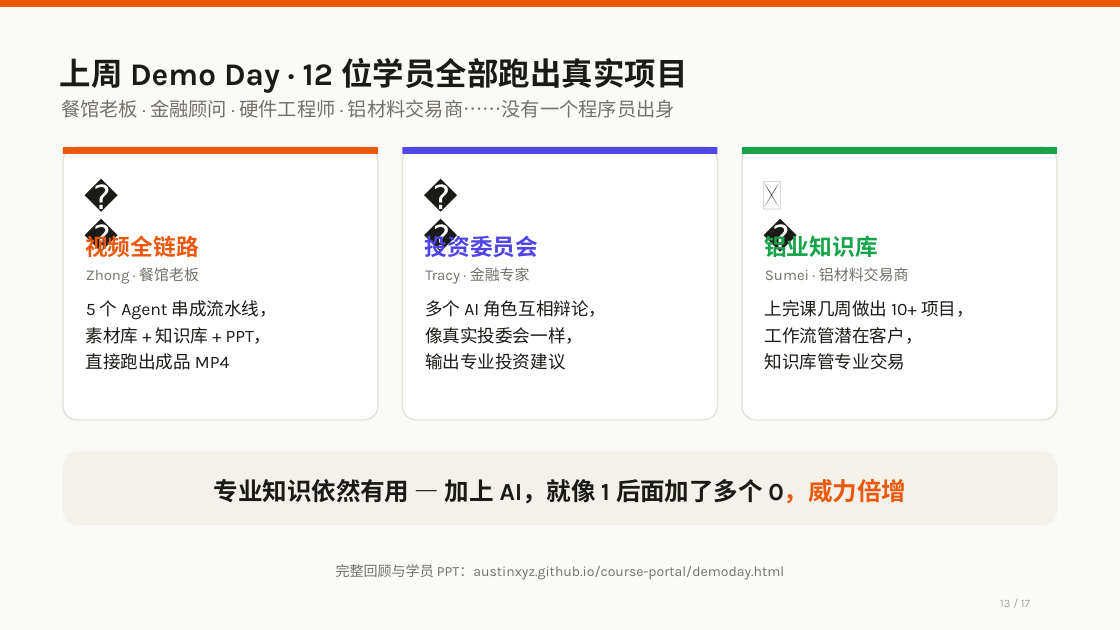
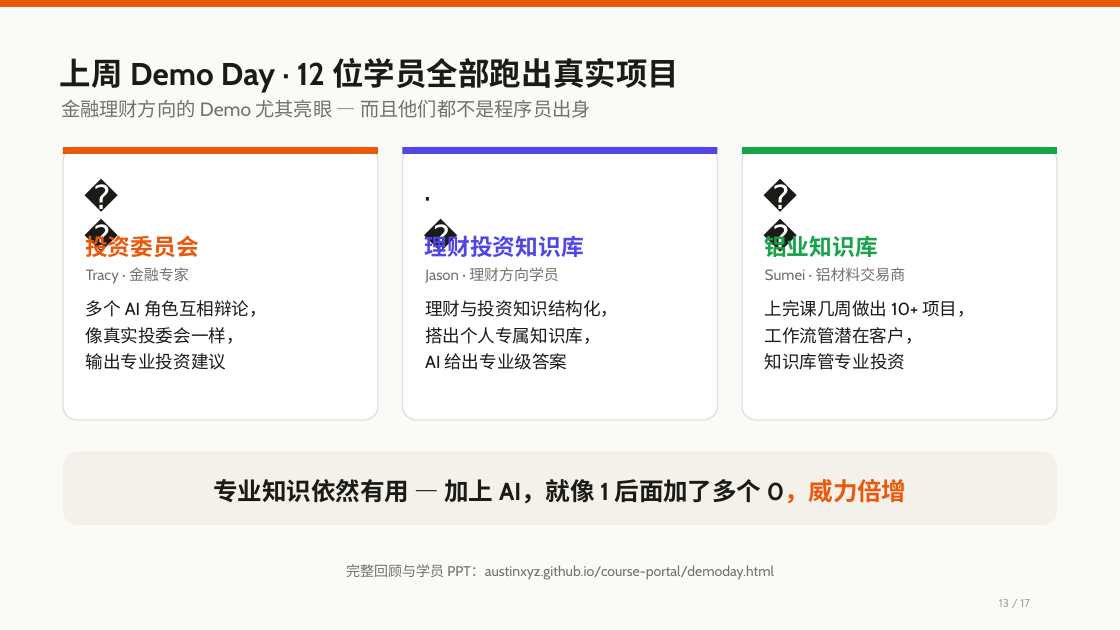
Before and after one commit to austinxyz/course-portal, a slide deck: slide 13 of dl/webinar-s4-stock-0717.pptx. Drawn at 1120x630 pixels with LibreOffice and Linux fonts; fonts in the diff are those of the drawing. Boxes give left, top, right and bottom in pixels: in the first picture for what was removed or moved away, otherwise in the second. Text is boxed around its words. In the diff, an @@ line names an element or a change of style, - is before the commit and + after.

Commit message:
publish course portal (2026-07-13)

```diff
--- a/dl/webinar-s4-stock-0717.pptx
+++ b/dl/webinar-s4-stock-0717.pptx
@@ text at <box>61,100,591,118</box>: text changed; font Karla to Cabin @@
-餐馆老板 · 金融顾问 · 硬件工程师 · 铝材料交易商……没有一个程序员出身
+金融理财方向的 Demo 尤其亮眼 — 而且他们都不是程序员出身
@@ text at <box>423,177,451,230</box>: text changed; font Karla to Cabin @@
-📈
+💰
@@ text "投资委员会": place and size @@
-text "投资委员会" at <box>425,232,539,257</box>
+text "投资委员会" at <box>85,232,199,257</box>
@@ text "投资委员会" at <box>85,232,199,257</box>: font Karla to Cabin, text colour #4F46E5 to #EA580C @@
@@ text removed at <box>85,232,199,261</box> @@
-视频全链路
@@ text added at <box>425,232,584,257</box>, 14.6 pt, text #4F46E5, bold @@
+理财投资知识库
@@ text "Tracy · 金融专家": place and size @@
-text "Tracy · 金融专家" at <box>425,267,530,284</box>
+text "Tracy · 金融专家" at <box>86,267,189,284</box>
@@ text removed at <box>86,267,199,284</box> @@
-Zhong · 餐馆老板
@@ text added at <box>425,267,559,283</box>, 9.6 pt, text #73716A @@
+Jason · 理财方向学员
@@ text "多个 AI 角色互相辩论，": place and size @@
-text "多个 AI 角色互相辩论，" at <box>425,300,606,317</box>
+text "多个 AI 角色互相辩论，" at <box>86,300,267,317</box>
@@ text "像真实投委会一样，": place and size @@
-text "像真实投委会一样，" at <box>425,327,583,344</box>
+text "像真实投委会一样，" at <box>86,327,244,344</box>
@@ text removed at <box>86,300,277,320</box> @@
-5 个 Agent 串成流水线，
@@ text removed at <box>86,327,272,344</box> @@
-素材库 + 知识库 + PPT，
@@ text added at <box>425,300,618,317</box>, 11.2 pt, text #1A1A17 @@
+理财与投资知识结构化，
@@ text added at <box>425,327,601,344</box>, 11.2 pt, text #1A1A17 @@
+搭出个人专属知识库，
@@ font Karla to Cabin in 13 elements at <box>60,58,679,92</box>, <box>764,232,878,257</box>, <box>765,267,906,281</box>, <box>765,300,975,317</box>, <box>765,327,923,344</box>, <box>213,479,907,503</box>, <box>346,564,774,580</box>, <box>999,599,1030,607</box>, <box>763,177,791,230</box>, <box>86,267,189,284</box>, <box>86,300,267,317</box>, <box>86,327,244,344</box>, <box>86,353,226,370</box> @@
@@ text "输出专业投资建议": place and size @@
-text "输出专业投资建议" at <box>425,353,565,370</box>
+text "输出专业投资建议" at <box>86,353,226,370</box>
@@ text removed at <box>86,353,229,370</box> @@
-直接跑出成品 MP4
@@ text added at <box>425,353,567,370</box>, 11.2 pt, text #1A1A17 @@
+AI 给出专业级答案
@@ text at <box>765,353,905,370</box>: text changed; font Karla to Cabin @@
-知识库管专业交易
+知识库管专业投资
```
Also in this commit, not shown: 6 other slides changed, 4 other files.
